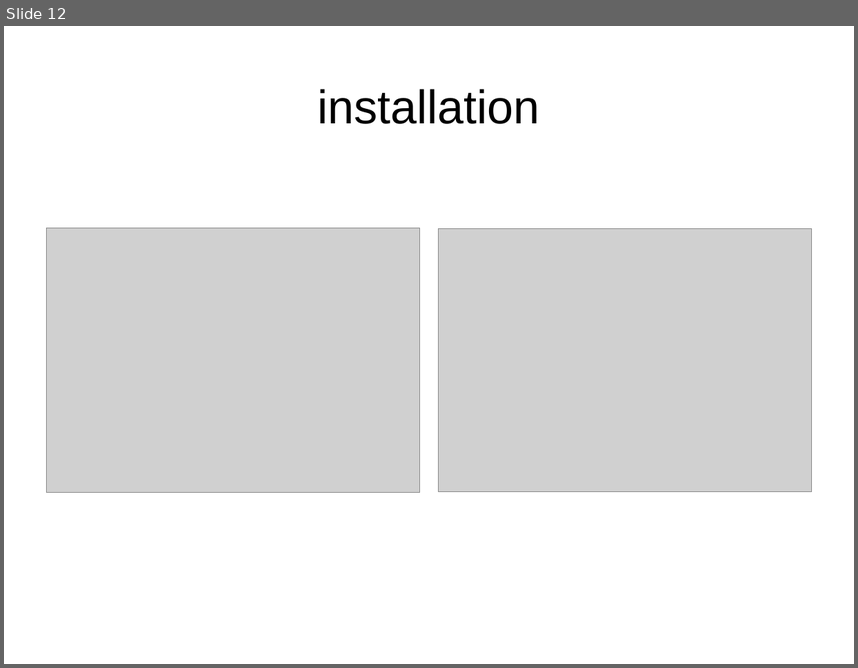
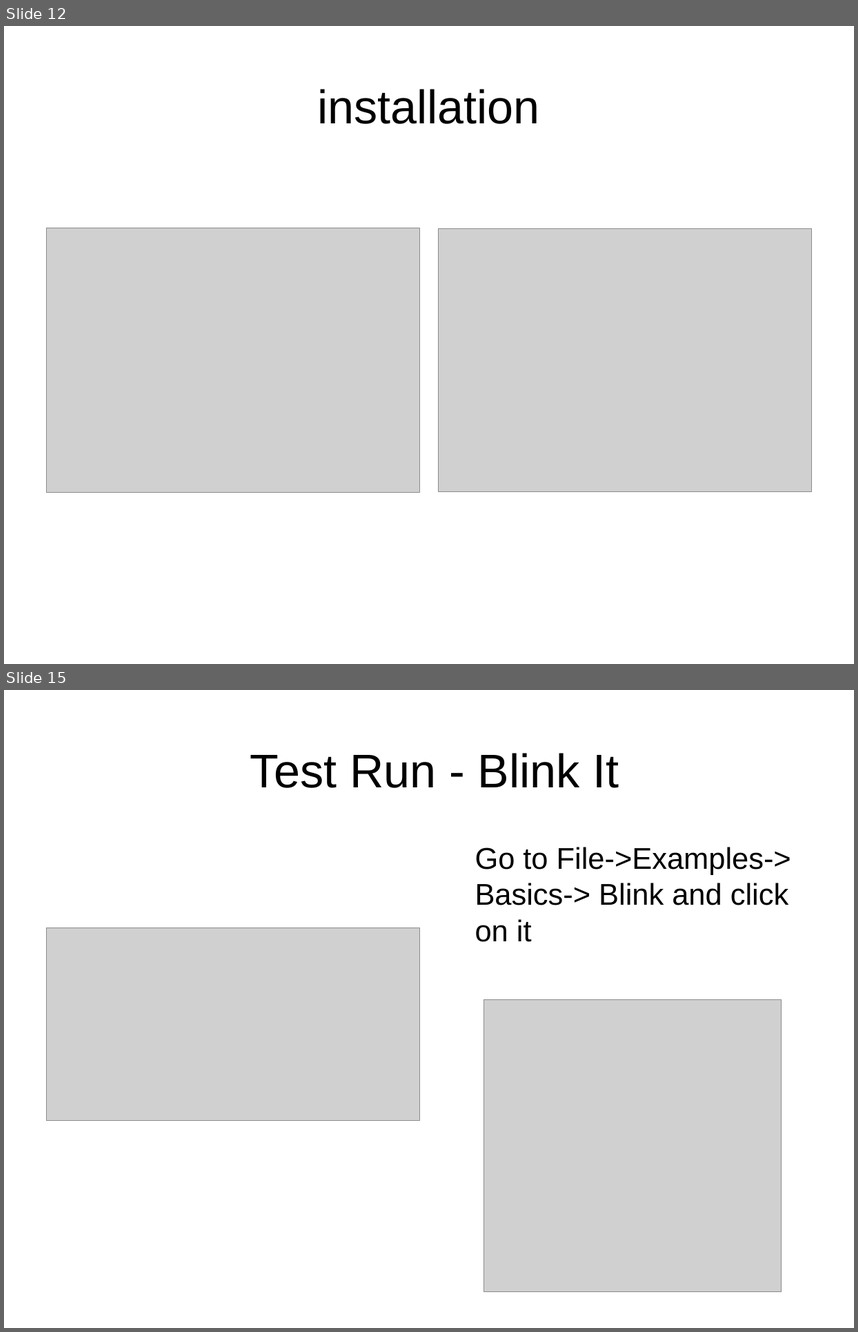
Before and after one commit to dhayanithivijayan/LearnIt, a slide deck: Arduino/Module_1.odp. Shown one above the other, each under a label of ours: slide 12 before the commit, slides 12 and 15 after it; the slides between them are not shown. The pictures are 858x668 and 858x1332 pixels, drawn with LibreOffice and Linux fonts; fonts in the diff are those of the drawing; grey boxes stand for pictures. Boxes give left, top, right and bottom in pixels: in the first picture for what was removed or moved away, otherwise in the second. Text is boxed around its words. In the diff, an @@ line names an element or a change of style, - is before the commit and + after.

Commit message:
blink completed

```diff
--- a/Arduino/Module_1.odp
+++ b/Arduino/Module_1.odp
@@ slide 15 added at bbox=[4, 690, 854, 1328], background #FFFFFF @@
@@ title added at bbox=[250, 753, 619, 788], 44 pt, text #000000 @@
+Test Run - Blink It
@@ text added at bbox=[475, 847, 791, 942], 28 pt, text #000000 @@
+Go to File->Examples-> Basics-> Blink and click on it
@@ picture added at bbox=[46, 927, 420, 1121] @@
@@ picture added at bbox=[484, 999, 782, 1291] @@
```
Also in this commit, not shown: 4 other slides added, 2 other files.
